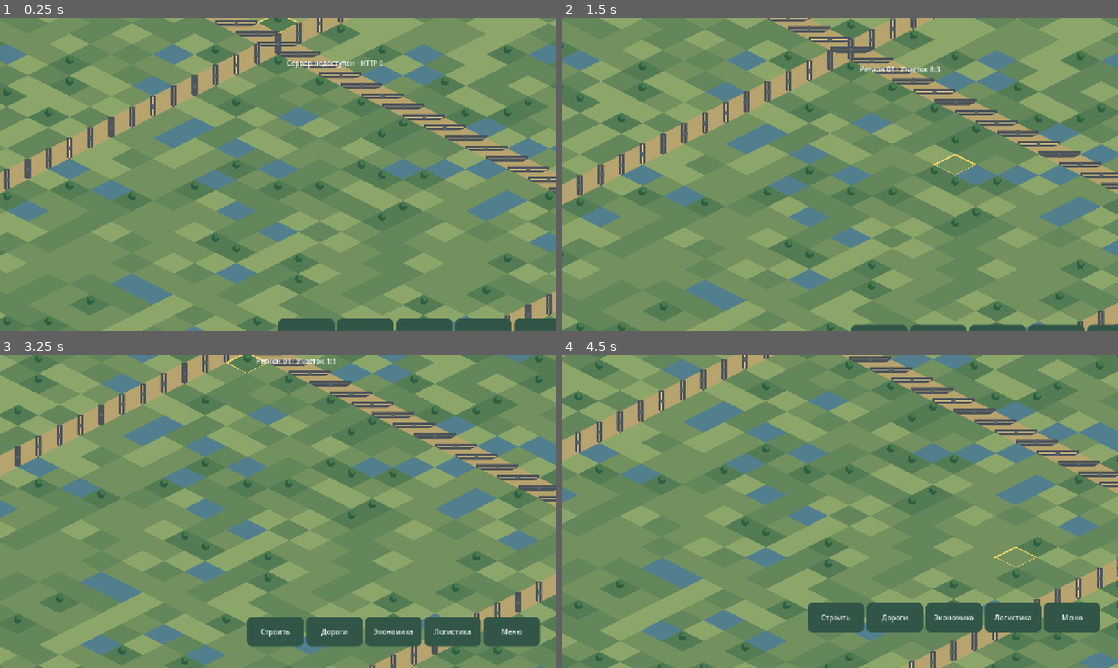
Above: before the commit, frames 1-4 (two rows, left to right).
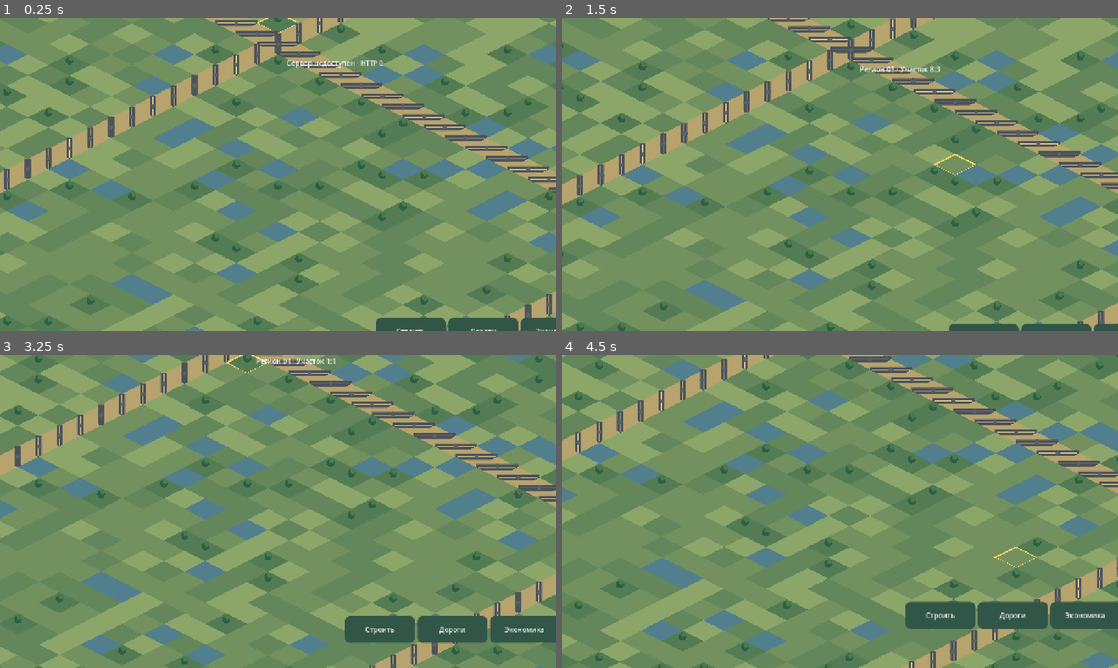
Above: after the commit, the same moments.

Repository: maillunex-lang/LunexEconom
Game: Godot game, scene res://world.tscn
The game is run twice, just before and just after one commit, with the same random seed, the same clock (stepped at 60 frames per second) and the same inputs.
Inputs (mouse positions are in pixels of both pictures, inside the frame that each line leads up to):
- Up to frame 1 (0.25 s): no input
- Up to frame 2 (1.5 s): tap Enter at 0.5 s; move the mouse to (962, 158) at 0.52 s; click (962, 158) at 0.67 s; tap Space at 1.25 s; drag from (728, 190) to (812, 237) at 1.27 s
- Up to frame 3 (3.25 s): move the mouse to (333, 442) at 2.02 s; click (333, 442) at 2.17 s; tap Enter at 2.75 s; drag from (250, 574) to (111, 464) at 2.77 s
- Up to frame 4 (4.5 s): move the mouse to (1006, 558) at 3.52 s; click (1006, 558) at 3.67 s; tap Space at 4.25 s; drag from (673, 464) to (756, 433) at 4.27 s

The runs differ from the first frame. In frame 1, 0.9% of the frame differs, in the area x 50-100%, y 95-100%; in frame 2, 0.5%; in frame 3, 3.0%, in the area x 44-100%, y 83-94%; in frame 4, 2.9%.

Commit message:
fix(ui): center bottom navigation and implement visible menu sections

Diff:
--- a/client/world_screen.gd
+++ b/client/world_screen.gd
@@ -94,6 +94,9 @@
     $HUD/Top/Update.text = "Установить" if can_install else "Обновить"
     $HUD/Top/Update.tooltip_text = message
     $HUD/Top/UpdateStatus.text = message
+var section_panel: PanelContainer
+var section_title: Label
+var section_body: Label
 var catalog_panel: PanelContainer
 var placement_panel: PanelContainer
 var details_panel: PanelContainer
@@ -144,10 +147,10 @@
     build_toolbar.offset_top = -94
     build_toolbar.offset_bottom = -20
     build_toolbar.add_child(_ui_button("Строить", _open_catalog))
-    build_toolbar.add_child(_ui_button("Дороги", func(): info.text = "Выберите участок для дороги"))
-    build_toolbar.add_child(_ui_button("Экономика", func(): info.text = "Экономика: в разработке"))
-    build_toolbar.add_child(_ui_button("Логистика", func(): info.text = "Логистика: в разработке"))
-    build_toolbar.add_child(_ui_button("Меню", func(): info.text = "Меню: в разработке"))
+    build_toolbar.add_child(_ui_button("Дороги", func(): _open_section("Дороги")))
+    build_toolbar.add_child(_ui_button("Экономика", func(): _open_section("Экономика")))
+    build_toolbar.add_child(_ui_button("Логистика", func(): _open_section("Логистика")))
+    build_toolbar.add_child(_ui_button("Меню", func(): _open_section("Меню")))
     for child in build_toolbar.get_children():
         child.size_flags_horizontal = Control.SIZE_EXPAND_FILL
     build_toolbar.add_theme_constant_override("separation", 6)
@@ -192,6 +195,25 @@
     details_content.add_child(title)
     details_content.add_child(_ui_button("Закрыть", func(): details_panel.hide()))
     details_panel.hide()
+    section_panel = PanelContainer.new()
+    section_panel.name = "SectionPanel"
+    section_panel.add_theme_stylebox_override("panel", _style())
+    add_child(section_panel)
+    var section_content := VBoxContainer.new()
+    section_panel.add_child(section_content)
+    var header := HBoxContainer.new()
+    section_content.add_child(header)
+    section_title = Label.new()
+    section_title.add_theme_font_size_override("font_size", 23)
+    section_title.size_flags_horizontal = Control.SIZE_EXPAND_FILL
+    header.add_child(section_title)
+    header.add_child(_ui_button("Закрыть ×", func(): section_panel.hide(), 120))
+    section_body = Label.new()
+    section_body.add_theme_font_size_override("font_size", 18)
+    section_body.autowrap_mode = TextServer.AUTOWRAP_WORD_SMART
+    section_body.custom_minimum_size = Vector2(360, 105)
+    section_content.add_child(section_body)
+    section_panel.hide()
     get_viewport().size_changed.connect(_layout_ui_v1)
     call_deferred("_layout_ui_v1")
 
@@ -206,10 +228,16 @@
     var safe := DisplayServer.get_display_safe_area()
     if OS.has_feature("mobile") and screen.y > 0 and safe.size.y > 0:
         bottom_safe = maxf(20.0, (screen.y - safe.end.y) * size.y / screen.y + 12.0)
-    var nav_top := size.y - bottom_safe - 68.0
+    build_toolbar.set_anchors_preset(Control.PRESET_TOP_LEFT)
+    build_toolbar.position = Vector2(maxf(18, (size.x - minf(size.x - 36, 830)) * 0.5), size.y - bottom_safe - 70)
+    build_toolbar.size = Vector2(minf(size.x - 36, 830), 62)
+    var nav_top := build_toolbar.position.y
     catalog_panel.position = Vector2((size.x - catalog_panel.size.x) * 0.5, maxf(65, nav_top - catalog_panel.size.y - 12))
     placement_panel.position = Vector2((size.x - placement_panel.size.x) * 0.5, maxf(65, nav_top - placement_panel.size.y - 12))
     details_panel.position = Vector2(size.x - details_panel.size.x - 22, maxf(85, (size.y - details_panel.size.y) * 0.5))
+    if section_panel != null:
+        section_panel.size.x = minf(500, usable_width)
+        section_panel.position = Vector2((size.x - section_panel.size.x) * 0.5, maxf(65, nav_top - section_panel.size.y - 12))
 
 func _setup_top_hud() -> void:
     var top: HBoxContainer = $HUD/Top
@@ -234,11 +262,30 @@
     var tween := create_tween()
     tween.tween_property(panel, "modulate:a", 1.0, 0.2).set_trans(Tween.TRANS_CUBIC).set_ease(Tween.EASE_OUT)
 
+func _open_section(section: String) -> void:
+    world.cancel_build()
+    catalog_panel.hide()
+    placement_panel.hide()
+    details_panel.hide()
+    section_title.text = section
+    match section:
+        "Дороги":
+            section_body.text = "Выберите клетку на карте и нажмите «Проложить дорогу». Подключение проверяется по дорожной сети."
+        "Экономика":
+            section_body.text = "Экономика предприятия пока не подключена. Баланс и производственные показатели появятся после реализации серверной экономики."
+        "Логистика":
+            section_body.text = "Маршруты поставок и транспортные задания находятся в разработке. Дорожная сеть доступна на карте."
+        "Меню":
+            section_body.text = "Башкирия: Мёд и Нефть\nВерсия интерфейса 1.0\nУправление: одним пальцем двигайте карту, двумя изменяйте масштаб."
+    _show_panel(section_panel)
+    call_deferred("_layout_ui_v1")
+
 func _open_catalog() -> void:
     world.cancel_build()
     _show_panel(catalog_panel)
     placement_panel.hide()
     details_panel.hide()
+    section_panel.hide()
     call_deferred("_layout_ui_v1")
 
 func _choose_ui_build(kind: String) -> void:
@@ -283,7 +330,7 @@
 
 func is_world_ui_point(point: Vector2) -> bool:
     if $HUD/Top.get_global_rect().has_point(point): return true
-    for panel in [build_toolbar, catalog_panel, placement_panel, details_panel]:
+    for panel in [build_toolbar, catalog_panel, placement_panel, details_panel, section_panel]:
         if panel != null and panel.visible and panel.get_global_rect().has_point(point):
             return true
     return false
@@ -293,7 +340,7 @@
 var ui_touch_buttons: Dictionary = {}
 var ui_mouse_button: Button = null
 func _hit_ui_button(point: Vector2) -> Button:
-    for panel in [catalog_panel, placement_panel, details_panel, build_toolbar]:
+    for panel in [catalog_panel, placement_panel, details_panel, section_panel, build_toolbar]:
         if panel == null or not panel.visible or not panel.get_global_rect().has_point(point):
             continue
         var stack: Array[Node] = [panel]
